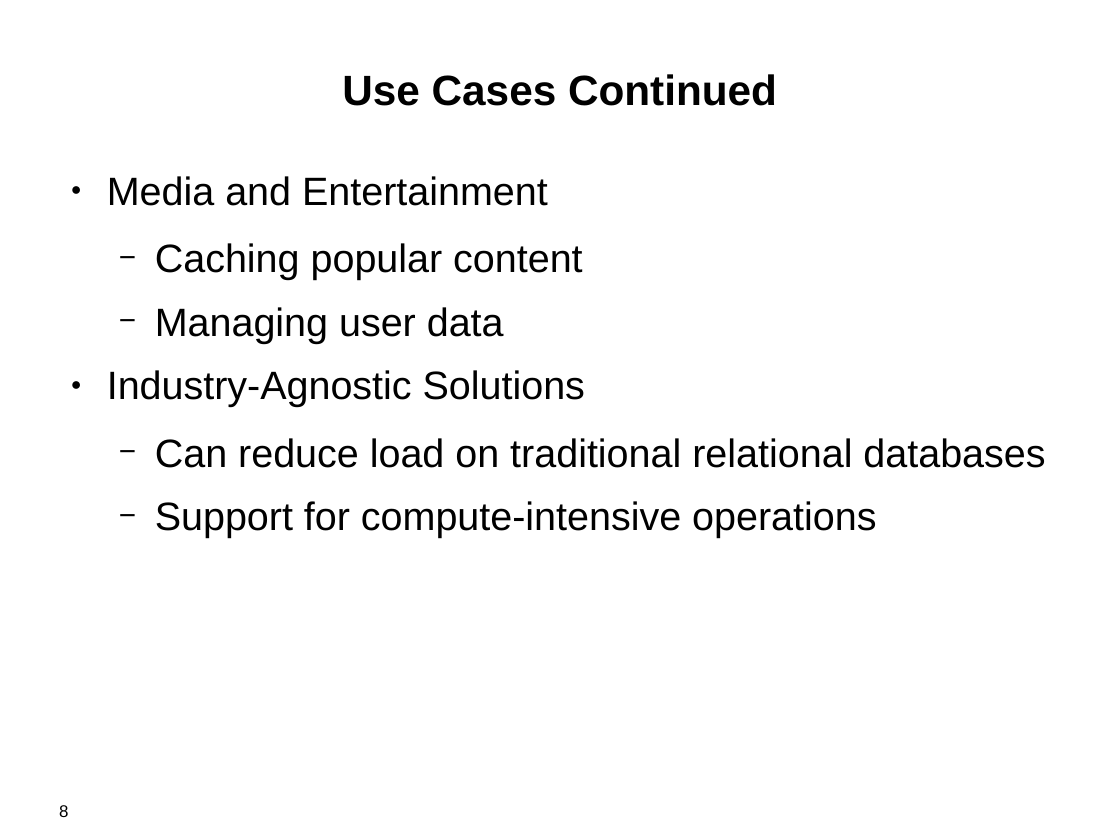
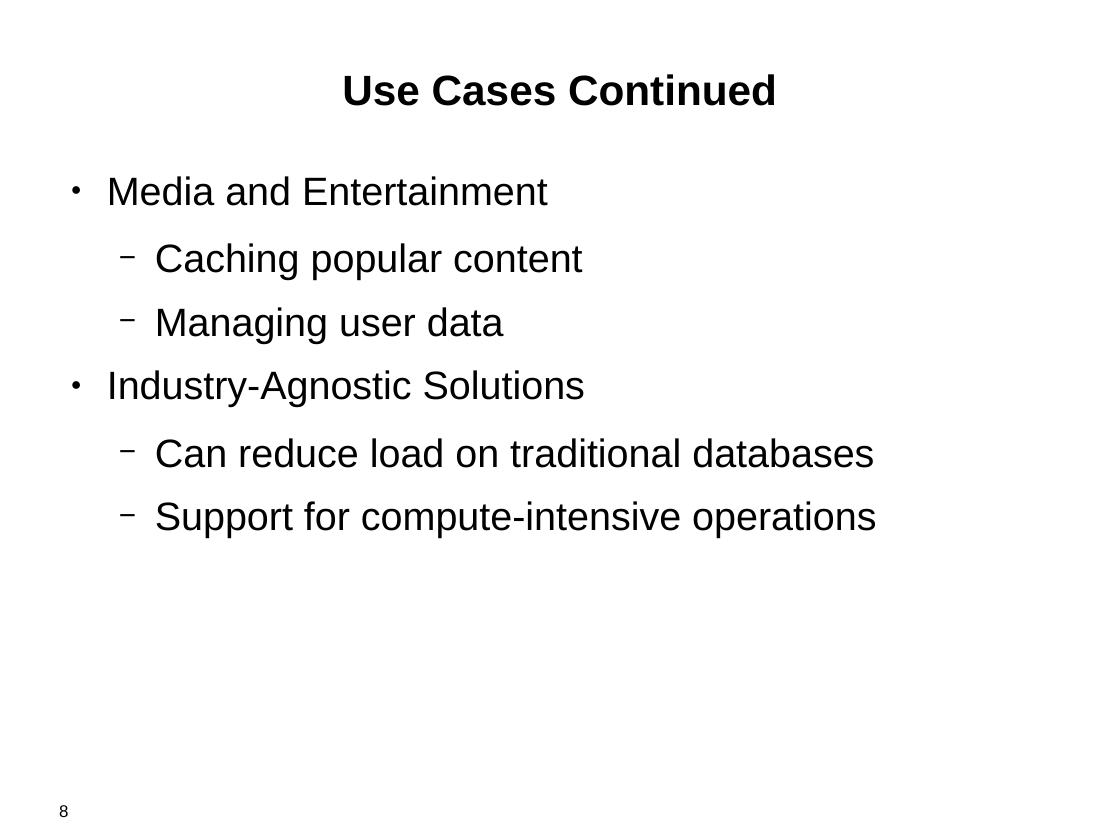
Before and after one commit to rstroop/nch-bootcamp, a slide deck: slide 8 of presentations/JDG/presentation.odp. Drawn at 1120x840 pixels with LibreOffice and Linux fonts; fonts in the diff are those of the drawing; background and template pictures are left out. Boxes give left, top, right and bottom in pixels: in the first picture for what was removed or moved away, otherwise in the second. Text is boxed around its words. In the diff, an @@ line names an element or a change of style, - is before the commit and + after.

Commit message:
Changes to presentation

```diff
--- a/presentations/JDG/presentation.odp
+++ b/presentations/JDG/presentation.odp
@@ text at <box>155,438,874,468</box>: text changed @@
-  − Can reduce load on traditional relational databases
+  − Can reduce load on traditional databases
```
Also in this commit, not shown: 1 other slide changed.
